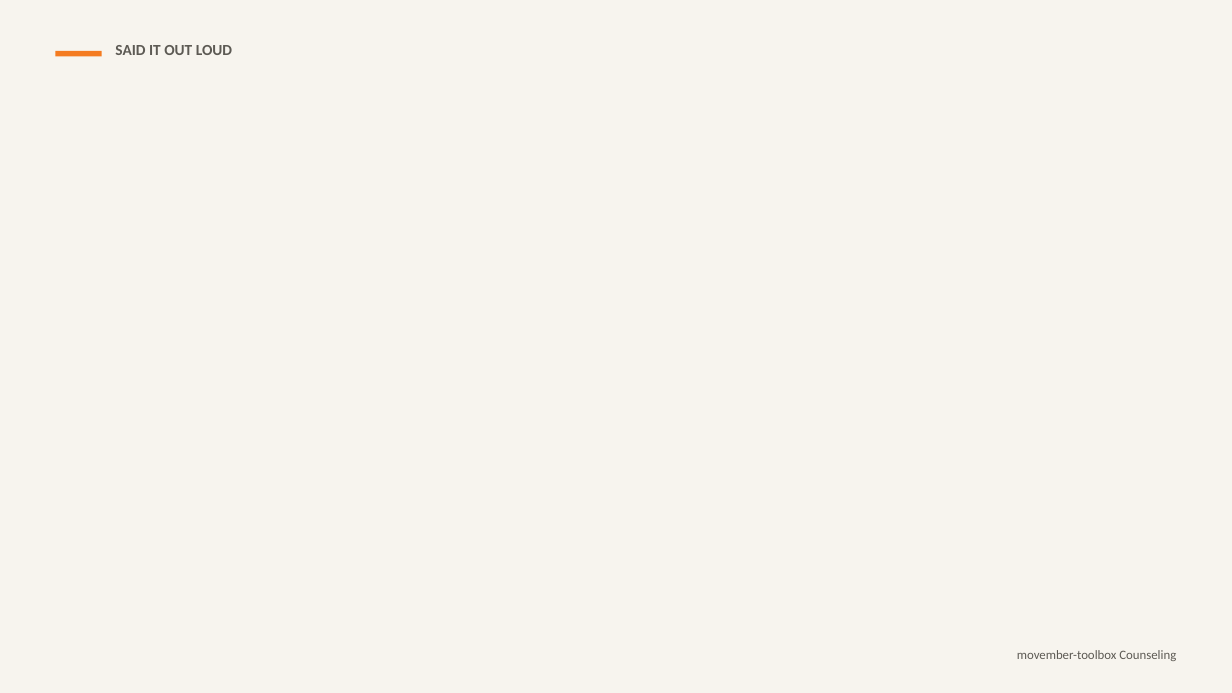
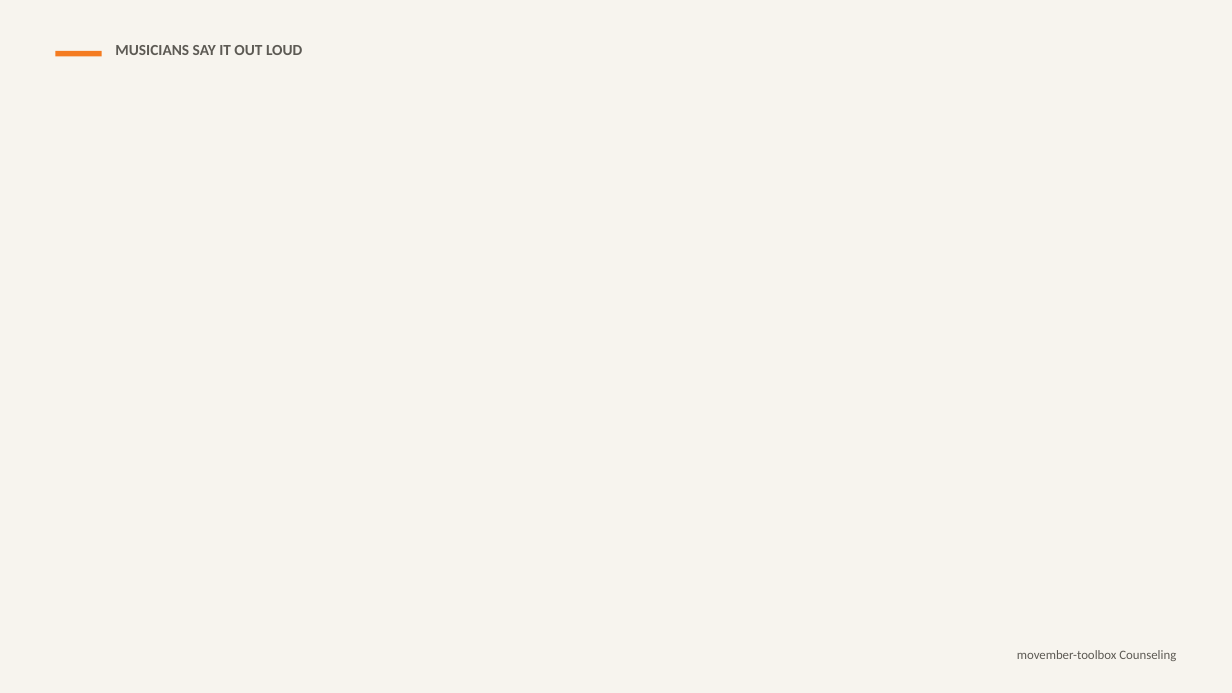
Before and after one commit to rmwtoolkit/bcds-toolkit, a slide deck: slide 8 of decks/movember-toolbox-lesson-v2.pptx. Drawn at 1232x693 pixels with LibreOffice and Linux fonts; fonts in the diff are those of the drawing; background and template pictures are left out. Boxes give left, top, right and bottom in pixels: in the first picture for what was removed or moved away, otherwise in the second. Text is boxed around its words. In the diff, an @@ line names an element or a change of style, - is before the commit and + after.

```diff
--- a/decks/movember-toolbox-lesson-v2.pptx
+++ b/decks/movember-toolbox-lesson-v2.pptx
@@ text at (115,45,302,55): text changed @@
-SAID IT OUT LOUD
+MUSICIANS SAY IT OUT LOUD
```
Also in this commit, not shown: 1 other slide changed, 1 other file.
